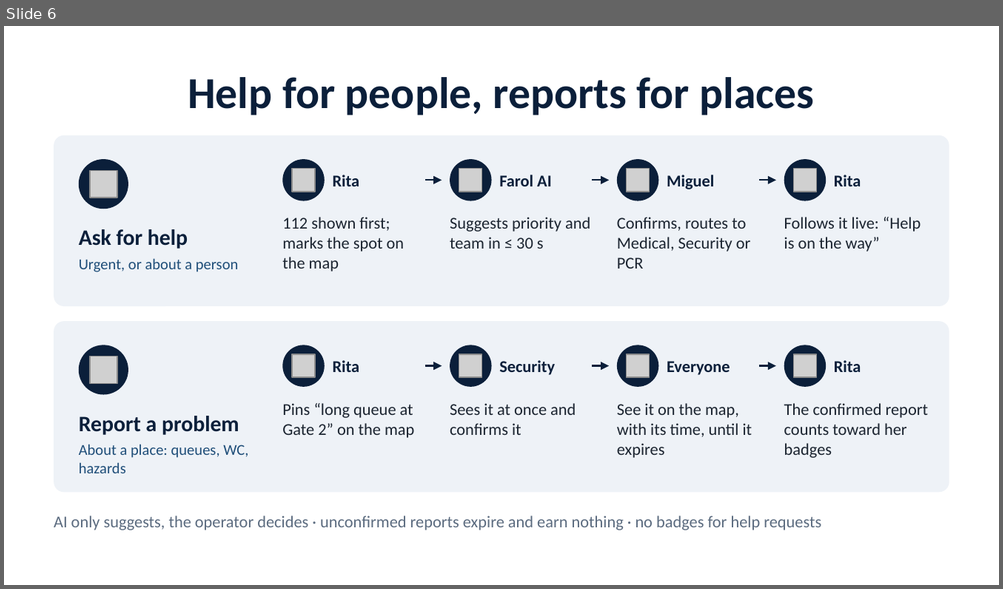
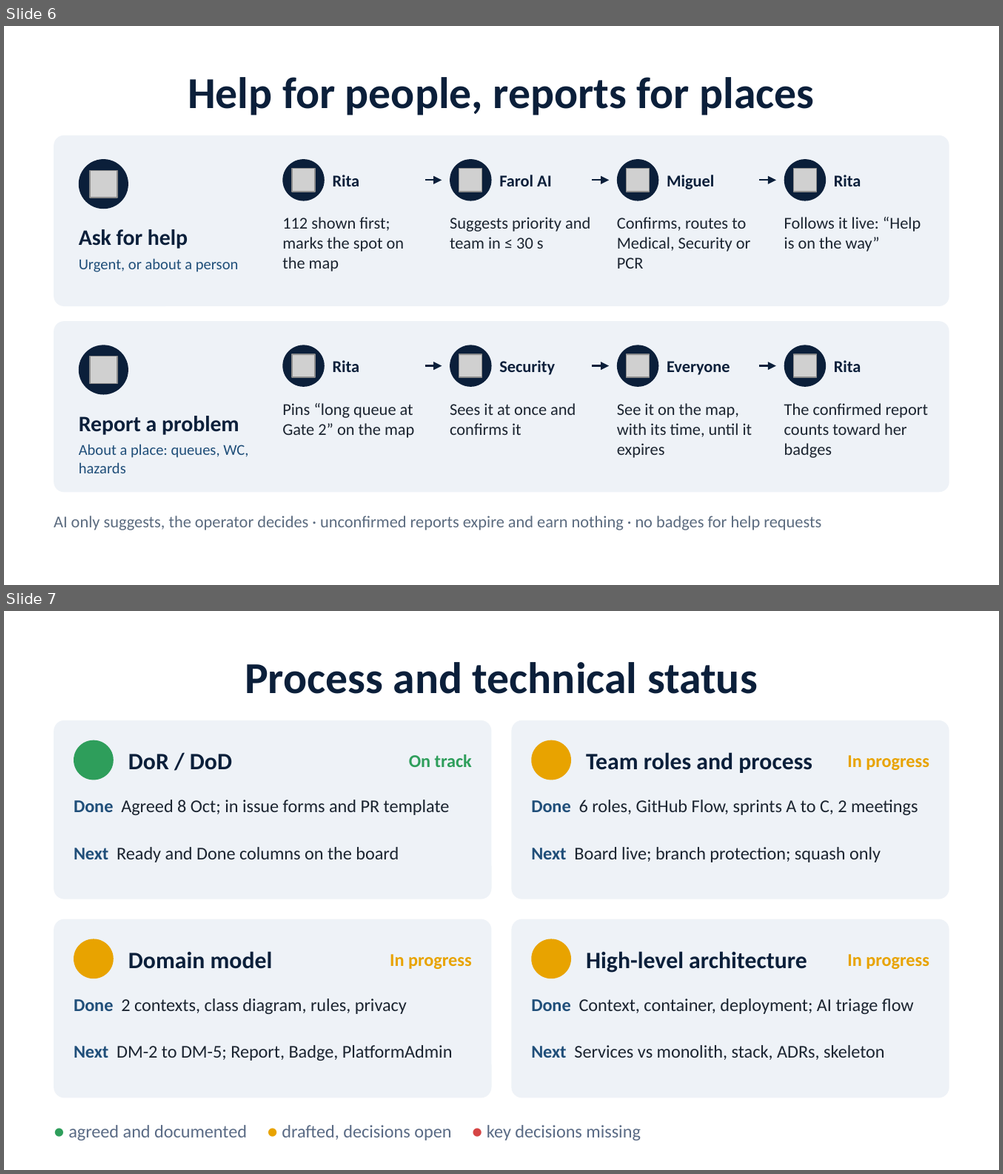
Before and after one commit to tomasoliveira21/LABDSOF, a slide deck: Docs/Presentation/Farol_First_Presentation.pptx. Shown one above the other, each under a label of ours: slide 6 before the commit, slides 6 and 7 after it. The pictures are 1003x589 and 1003x1174 pixels, drawn with LibreOffice and Linux fonts; fonts in the diff are those of the drawing; grey boxes stand for pictures. Boxes give left, top, right and bottom in pixels: in the first picture for what was removed or moved away, otherwise in the second. Text is boxed around its words. In the diff, an @@ line names an element or a change of style, - is before the commit and + after.

```diff
--- a/Docs/Presentation/Farol_First_Presentation.pptx
+++ b/Docs/Presentation/Farol_First_Presentation.pptx
@@ slide 7 added at [4, 611, 999, 1170], background #FFFFFF @@
@@ title added at [244, 662, 757, 694], 32 pt, text #0B1F3A, bold @@
+Process and technical status
@@ rounded rectangle added at [54, 721, 492, 900], fill #EEF2F7 @@
@@ rounded rectangle added at [511, 721, 949, 900], fill #EEF2F7 @@
@@ ellipse added at [74, 741, 114, 780], fill #2E9E5B @@
@@ ellipse added at [531, 741, 571, 780], fill #E8A300 @@
@@ text added at [128, 754, 232, 770], 17 pt, text #0B1F3A, bold @@
+DoR / DoD
@@ text added at [409, 755, 472, 767], 13 pt, text #2E9E5B, bold @@
+On track
@@ text added at [586, 752, 812, 773], 17 pt, text #0B1F3A, bold @@
+Team roles and process
@@ text added at [847, 755, 929, 770], 13 pt, text #E8A300, bold @@
+In progress
@@ text added at [74, 800, 449, 815], 13 pt, text #1B2430 @@
+Done Agreed 8 Oct; in issue forms and PR template
@@ text added at [531, 800, 917, 815], 13 pt, text #1B2430 @@
+Done 6 roles, GitHub Flow, sprints A to C, 2 meetings
@@ text added at [74, 847, 398, 863], 13 pt, text #1B2430 @@
+Next Ready and Done columns on the board
@@ text added at [531, 847, 880, 863], 13 pt, text #1B2430 @@
+Next Board live; branch protection; squash only
@@ rounded rectangle added at [54, 920, 492, 1099], fill #EEF2F7 @@
@@ rounded rectangle added at [511, 920, 949, 1099], fill #EEF2F7 @@
@@ ellipse added at [74, 940, 114, 979], fill #E8A300 @@
@@ ellipse added at [531, 940, 571, 979], fill #E8A300 @@
@@ text added at [128, 951, 273, 969], 17 pt, text #0B1F3A, bold @@
+Domain model
@@ text added at [390, 954, 472, 969], 13 pt, text #E8A300, bold @@
+In progress
@@ text added at [586, 951, 807, 973], 17 pt, text #0B1F3A, bold @@
+High-level architecture
@@ text added at [847, 954, 929, 969], 13 pt, text #E8A300, bold @@
+In progress
@@ text added at [74, 999, 407, 1014], 13 pt, text #1B2430 @@
+Done 2 contexts, class diagram, rules, privacy
@@ text added at [531, 999, 913, 1014], 13 pt, text #1B2430 @@
+Done Context, container, deployment; AI triage flow
@@ text added at [74, 1045, 452, 1061], 13 pt, text #1B2430 @@
+Next DM-2 to DM-5; Report, Badge, PlatformAdmin
@@ text added at [531, 1045, 885, 1060], 13 pt, text #1B2430 @@
+Next Services vs monolith, stack, ADRs, skeleton
@@ text added at [68, 1125, 640, 1141], 13 pt, text #5A6B85 @@
+● agreed and documented ● drafted, decisions open ● key decisions missing
```
